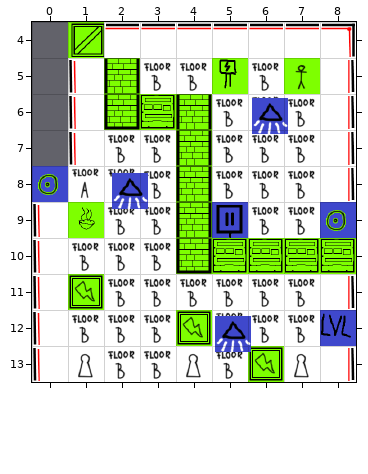
A Tiled map gets an edit: assets/levels/Level5.tmx. Above is the file before it was changed.
Cells are 64x64 px. Shown: x 0..8, y 4..13.
The same view after the edit:
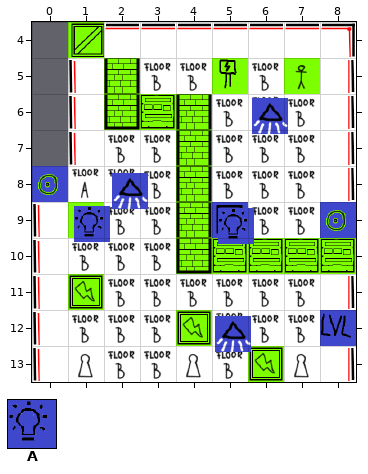
Key: from "Tileset": A 72.
Objects are placed by their top-left corner, in cells (3,4 is the top-left corner of cell 3,4); size is 1x1 cell unless given.
Edits made:
--- layer "Object Layer 1"
+A at 1.2,9.1
+A at 5.2,9.2
Changed places in both pictures, as pixel boxes (x1, y1, x2, y2):
added: (74, 206, 110, 242)
added: (218, 208, 254, 244)
